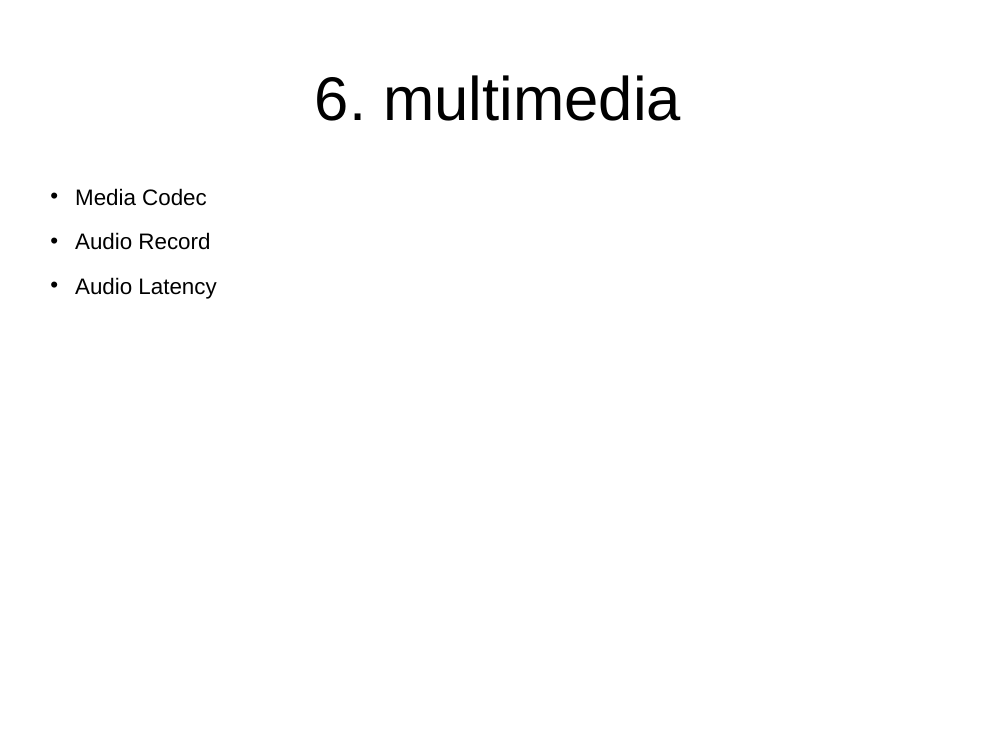
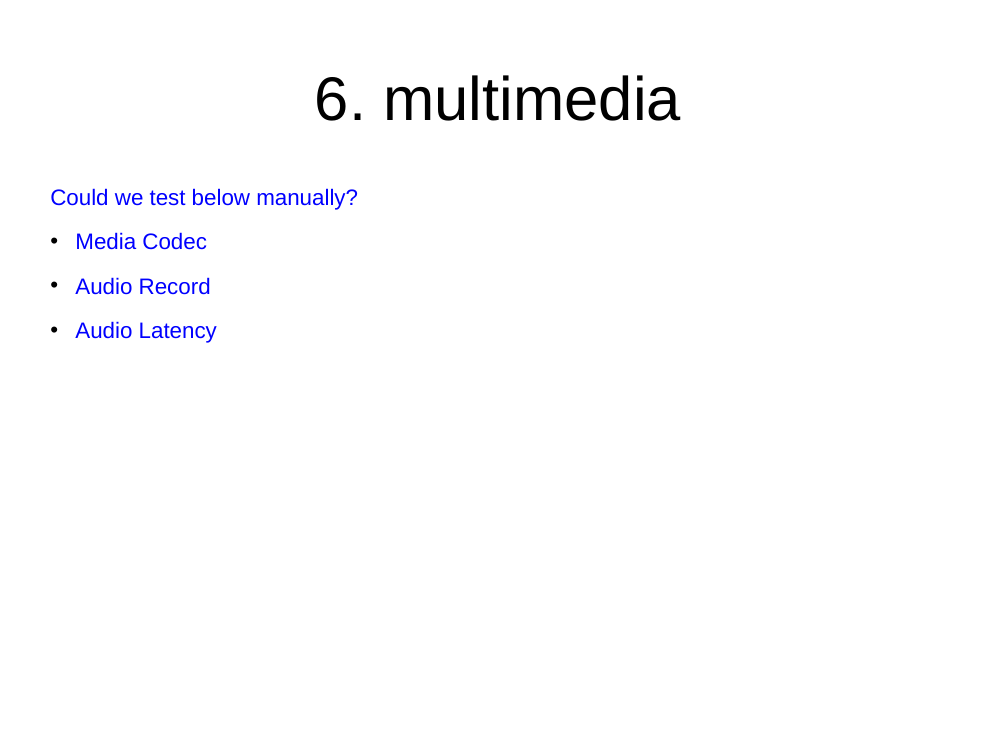
Before and after one commit to widerules/system-information, a slide deck: slide 20 of cts/CDD-digest.ppt. Drawn at 1008x756 pixels with LibreOffice and Linux fonts; fonts in the diff are those of the drawing; background and template pictures are left out. Boxes give left, top, right and bottom in pixels: in the first picture for what was removed or moved away, otherwise in the second. Text is boxed around its words. In the diff, an @@ line names an element or a change of style, - is before the commit and + after.

```diff
--- a/cts/CDD-digest.ppt
+++ b/cts/CDD-digest.ppt
@@ text at bbox=[50, 188, 358, 210]: paragraph added @@
+Could we test below manually?
@@ text at bbox=[75, 232, 217, 343]: text colour #000000 to #0000FF in "Media Codec", "Audio Record", "Audio Latency" @@
```
Also in this commit, not shown: 22 other slides changed.
